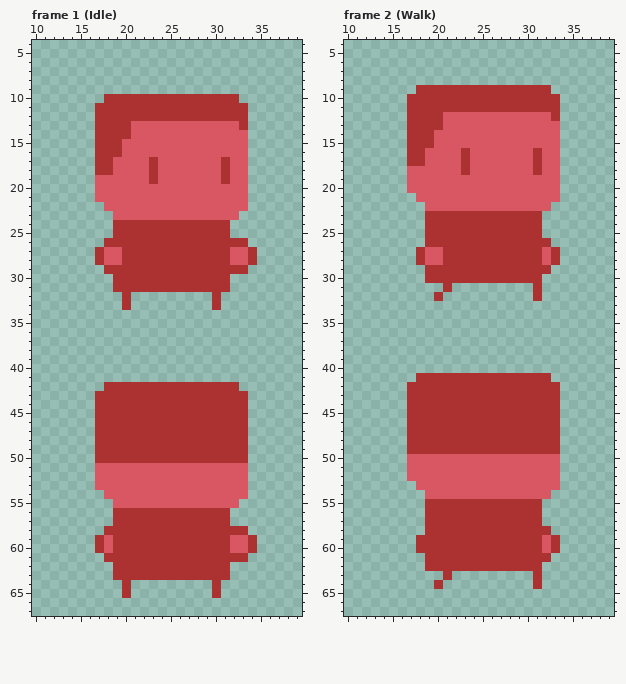
Pixel-art file, stored at Assets/Adam/AdamPlayerTest/Player.aseprite. The picture above was drawn from the file before the commit.
52x70 pixels, 15 frames. Shown: frame 1 (Idle): x 10..39, y 4..67; frame 2 (Walk): x 10..39, y 4..67. The commit also changed other frames, which this record leaves out.
The result:
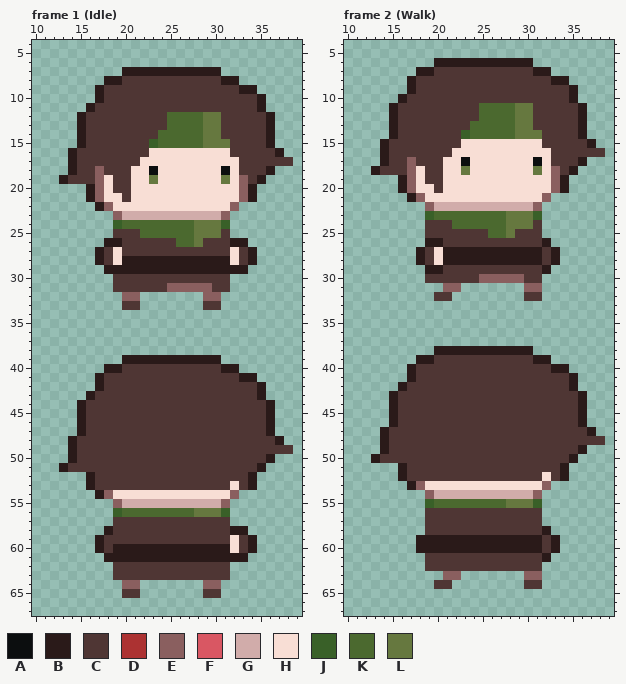
Palette (. is transparent): A #0c0e0f  B #2a1a19  C #4f3634  D #ac3232  E #8a5f5f  F #d95763  G #d1acaa  H #f8ded5  J #396028  K #4b692f  L #66783f
The exact change:
Changed rows in their new state; - is an unchanged pixel.
Frame 1 (Idle):
first column x 13:
 7 -------BBBBBBBBBBB--------
 8 -----BBCCCCCCCCCCCBB------
 9 ----BCCCCCCCCCCCCCCCBB----
10 ----BCCCCCCCCCCCCCCCCCB---
11 ---BCCCCCCCCCCCCCCCCCCB---
12 --BCCCCCCCCCKKKKLLCCCCCB--
13 --BCCCCCCCCCKKKKLLCCCCCB--
14 --BCCCCCCCCKKKKKLLCCCCCB--
15 --BCCCCCCCJKKKKKLLLCCCCB--
16 -BCCCCCCCCHHHHHHHHHCCCCCB-
17 -BCCCCCCCHHHHHHHHHHHCCCCCC
18 -BCCECCCHHAHHHHHHHAHCCCB--
19 BCCCEHCCHHLHHHHHHHLHECB---
20 ---BEHCCHHHHHHHHHHHHEB----
21 ---BEHHCHHHHHHHHHHHHEB----
22 ----BEHHHHHHHHHHHHHE.-----
23 ------EGGGGGGGGGGGE.------
24 ------JKKKKKKKKLLLJ-------
25 ------CCCKKKKKKLLLC-------
26 -----BBCCCCCCKKLCCCBB-----
27 ----BCHCCCCCCCCCCCCHCB----
28 ----BCHBBBBBBBBBBBBHCB----
29 -----BBBBBBBBBBBBBBBB-----
30 ------CCCCCCCCCCCCC-------
31 ------CCCCCCEEEEECC-------
32 -------EE-------EE--------
33 -------CC-------CC--------
first column x 13:
39 -------BBBBBBBBBBB--------
40 -----BBCCCCCCCCCCCBB------
41 ----BCCCCCCCCCCCCCCCBB----
42 ----BCCCCCCCCCCCCCCCCCB---
43 ---BCCCCCCCCCCCCCCCCCCB---
44 --BCCCCCCCCCCCCCCCCCCCCB--
45 --BCCCCCCCCCCCCCCCCCCCCB--
46 --BCCCCCCCCCCCCCCCCCCCCB--
47 --BCCCCCCCCCCCCCCCCCCCCB--
48 -BCCCCCCCCCCCCCCCCCCCCCCB-
49 -BCCCCCCCCCCCCCCCCCCCCCCCC
50 -BCCCCCCCCCCCCCCCCCCCCCB--
51 BCCCCCCCCCCCCCCCCCCCCCB---
52 ---BCCCCCCCCCCCCCCCCCB----
53 ---BCCCCCCCCCCCCCCCHCB----
54 ----BEHHHHHHHHHHHHHE.-----
55 ------EGGGGGGGGGGGE.------
56 ------JKKKKKKKKLLLJ-------
57 ------CCCCCCCCCCCCC-------
58 -----BCCCCCCCCCCCCCBB-----
59 ----BCCCCCCCCCCCCCCHCB----
60 ----BCBBBBBBBBBBBBBHCB----
61 -----BBBBBBBBBBBBBBBB-----
62 ------CCCCCCCCCCCCC-------
63 ------CCCCCCCCCCCCC-------
64 -------EE-------EE--------
65 -------CC-------CC--------
Frame 2 (Walk):
first column x 13:
 6 -------BBBBBBBBBBB--------
 7 -----BBCCCCCCCCCCCBB------
 8 ----BCCCCCCCCCCCCCCCBB----
 9 ----BCCCCCCCCCCCCCCCCCB---
10 ---BCCCCCCCCCCCCCCCCCCB---
11 --BCCCCCCCCCKKKKLLCCCCCB--
12 --BCCCCCCCCCKKKKLLCCCCCB--
13 --BCCCCCCCCKKKKKLLCCCCCB--
14 --BCCCCCCCJKKKKKLLLCCCCB--
15 -BCCCCCCCCHHHHHHHHHCCCCCB-
16 -BCCCCCCCHHHHHHHHHHHCCCCCC
17 -BCCECCCHHAHHHHHHHAHCCCB--
18 BCCCEHCCHHLHHHHHHHLHECB---
19 ---BEHCCHHHHHHHHHHHHEB----
20 ---BEHHCHHHHHHHHHHHHEB----
21 ----BEHHHHHHHHHHHHHE.-----
22 ------EGGGGGGGGGGGE.------
23 ------JKKKKKKKKLLLJ-------
24 ------CCCKKKKKKLLLC-------
25 ------CCCCCCCKKLCCC-------
26 ------BBCCCCCCCCCCCB------
27 -----BCHBBBBBBBBBBBCB-----
28 -----BCHBBBBBBBBBBBCB-----
29 ------BBCCCCCCCCCCCB------
30 ------CCCCCCEEEEECC-------
31 --------EE-------EE-------
32 -------CC--------CC-------
first column x 13:
38 -------BBBBBBBBBBB--------
39 -----BBCCCCCCCCCCCBB------
40 ----BCCCCCCCCCCCCCCCBB----
41 ----BCCCCCCCCCCCCCCCCCB---
42 ---BCCCCCCCCCCCCCCCCCCB---
43 --BCCCCCCCCCCCCCCCCCCCCB--
44 --BCCCCCCCCCCCCCCCCCCCCB--
45 --BCCCCCCCCCCCCCCCCCCCCB--
46 --BCCCCCCCCCCCCCCCCCCCCB--
47 -BCCCCCCCCCCCCCCCCCCCCCCB-
48 -BCCCCCCCCCCCCCCCCCCCCCCCC
49 -BCCCCCCCCCCCCCCCCCCCCCB--
50 BCCCCCCCCCCCCCCCCCCCCCB---
51 ---BCCCCCCCCCCCCCCCCCB----
52 ---BCCCCCCCCCCCCCCCHCB----
53 ----BEHHHHHHHHHHHHHE.-----
54 ------EGGGGGGGGGGGE.------
55 ------JKKKKKKKKLLLJ-------
56 ------CCCCCCCCCCCCC-------
57 ------CCCCCCCCCCCCC-------
58 ------CCCCCCCCCCCCCB------
59 -----BBBBBBBBBBBBBBCB-----
60 -----BBBBBBBBBBBBBBCB-----
61 ------CCCCCCCCCCCCCB------
62 ------CCCCCCCCCCCCC-------
63 --------EE-------EE-------
64 -------CC--------CC-------
